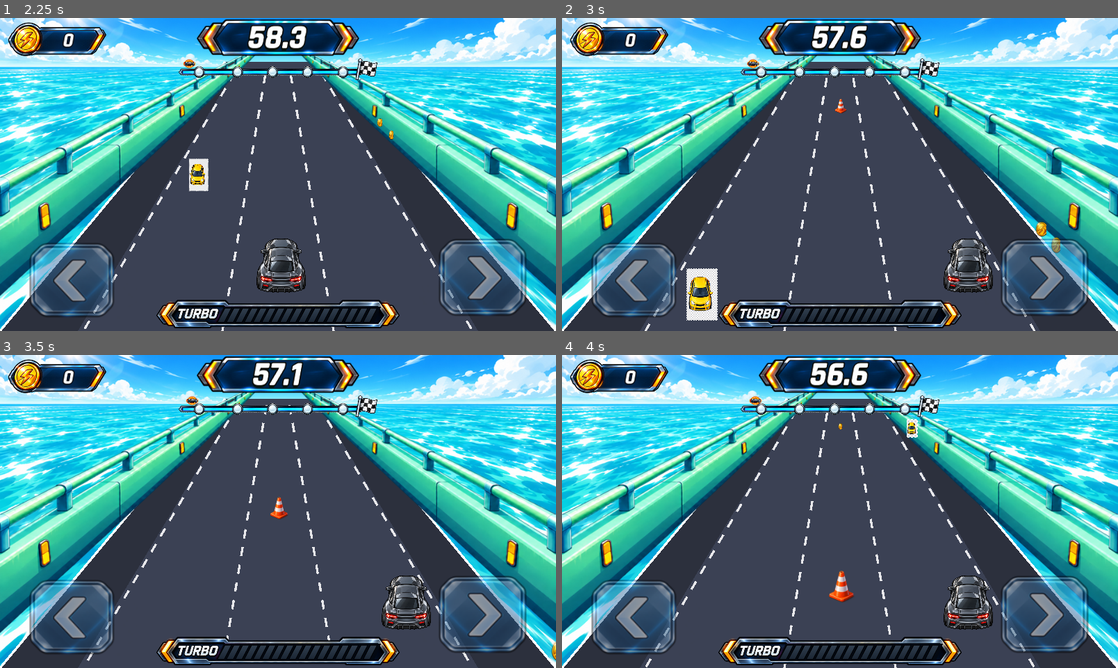
Above: before the commit, frames 1-4 (two rows, left to right).
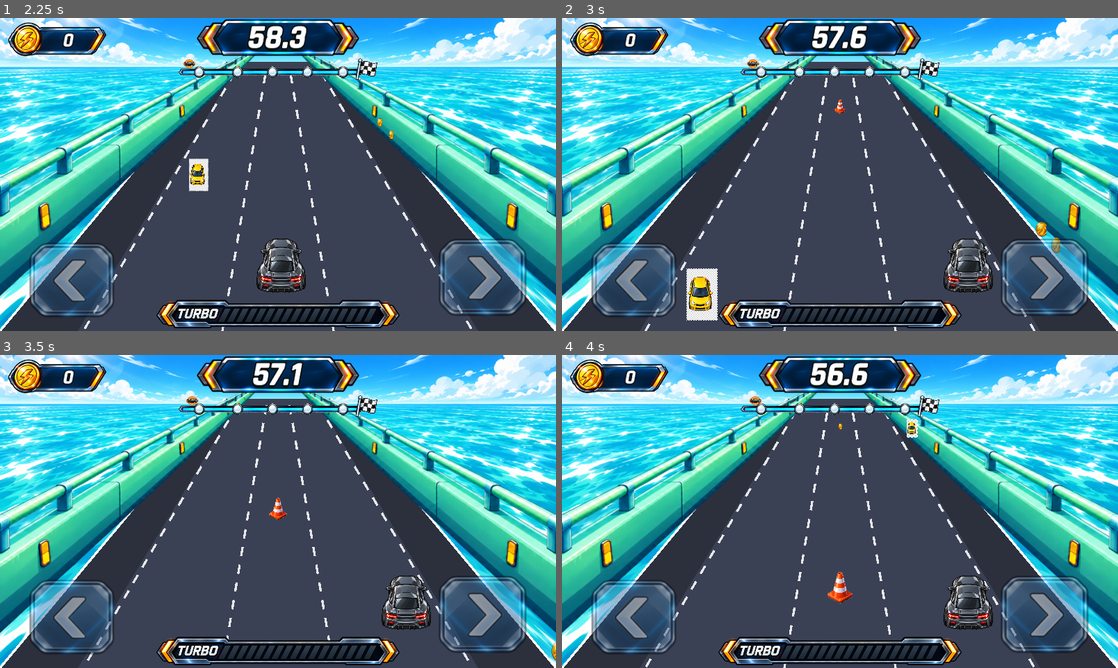
Above: after the commit, the same moments.

Repository: kjs8806/swerve
Game: Godot game, scene res://scenes/Main.tscn
Same seed, same stepped clock (60 frames per second), same inputs: the game is played once before the commit and once after it.
Inputs:
- Up to frame 1 (2.25 s): click "TAP TO START" at 0.5 s; tap Enter at 1.25, 1.35, 2.1 s; hold Right 1.28-2.03 s; tap Space at 1.52 s; hold Left from 2.03 s (still down)
- Up to frame 2 (3 s): tap Space at 2.27 s; release Left at 2.78 s; hold Right from 2.78 s (still down); tap Enter at 2.85 s
- Up to frame 3 (3.5 s): keep holding Right
- Up to frame 4 (4 s): keep holding Right; tap Enter at 3.6 s; tap Space at 3.77 s

Frame 1 is identical in both runs. In frame 2, less than 0.1% of the frame differs, in the area x 49-52%, y 25-31%; in frame 3, 0.1%; in frame 4, 0.2%, in the area x 47-53%, y 68-80%.

Commit message:
Upgrade road obstacle artwork

Diff:
--- a/godot/scripts/Race.gd
+++ b/godot/scripts/Race.gd
@@ -86,10 +86,11 @@
 const TEX_TURBO_RING := preload("res://assets/effects/turbo-energy-ring.png")
 const TEX_TURBO_FLASH := preload("res://assets/effects/turbo-activation-flash.png")
 const TEX_TURBO_SPEED_LINES := preload("res://assets/effects/turbo-speed-lines.png")
+const HD_HAZARD_SCALE := 0.25
 const HAZARD_TEXTURES := [
-	preload("res://assets/obstacles/pothole.png"),
-	preload("res://assets/obstacles/loose-tire.png"),
-	preload("res://assets/obstacles/traffic-cone.png"),
+	preload("res://assets/obstacles/pothole-hd.png"),
+	preload("res://assets/obstacles/loose-tire-hd.png"),
+	preload("res://assets/obstacles/traffic-cone-hd.png"),
 ]
 
 enum State { READY, PLAYING, WIN, LOSE }
@@ -831,7 +832,7 @@
 	var pos := Vector2(lane_x(obstacle["lane"], p), row_y(p))
 	var visual_scale := scale_at(p)
 	if obstacle["kind"] == "hazard":
-		_draw_sprite_centered(HAZARD_TEXTURES[obstacle["variant"]], pos, visual_scale)
+		_draw_sprite_centered(HAZARD_TEXTURES[obstacle["variant"]], pos, visual_scale * HD_HAZARD_SCALE)
 	else:
 		_draw_sprite_centered(TRAFFIC_TEXTURES[obstacle["variant"]], pos, visual_scale * 0.82 * HD_VEHICLE_SCALE)
 
Binary file added: godot/assets/obstacles/loose-tire-hd.png
Binary file added: godot/assets/obstacles/pothole-hd.png
Binary file added: godot/assets/obstacles/traffic-cone-hd.png
